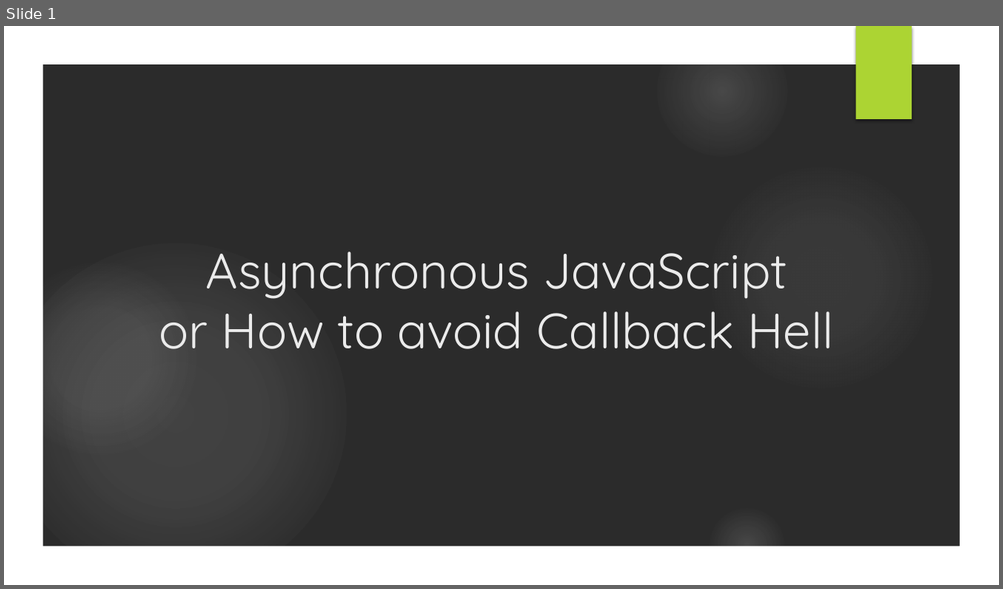
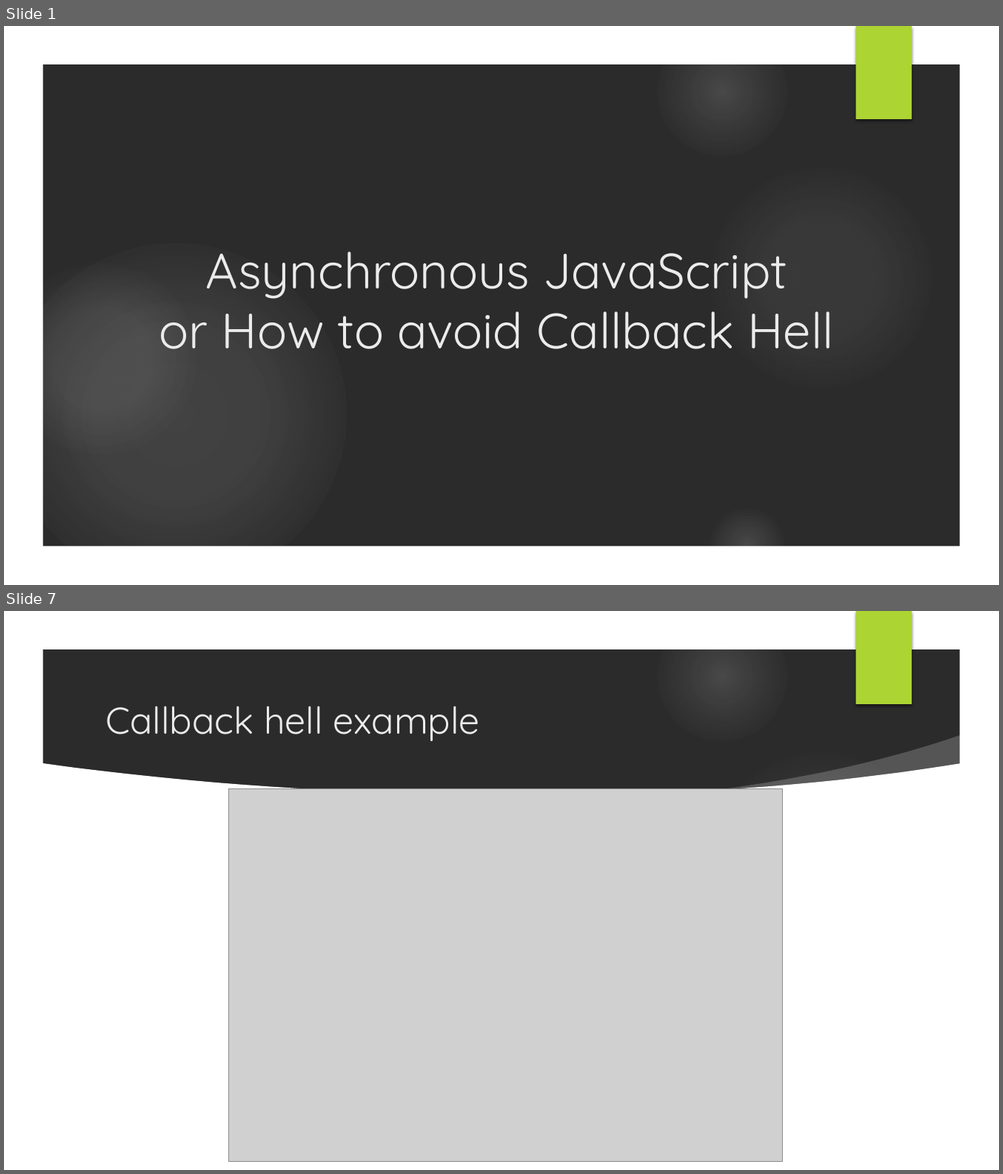
Before and after one commit to muxahuk/asyncJs, a slide deck: Asynchronous JavaScript.pptx. Shown one above the other, each under a label of ours: slide 1 before the commit, slides 1 and 7 after it; the slides between them are not shown. The pictures are 1003x589 and 1003x1174 pixels, drawn with LibreOffice and Linux fonts; fonts in the diff are those of the drawing; grey boxes stand for pictures; background and template pictures are left out; a plain dark background stands for a picture behind light text. Boxes give left, top, right and bottom in pixels: in the first picture for what was removed or moved away, otherwise in the second. Text is boxed around its words. In the diff, an @@ line names an element or a change of style, - is before the commit and + after.

```diff
--- a/Asynchronous JavaScript.pptx
+++ b/Asynchronous JavaScript.pptx
@@ slide 7 added at box(4, 611, 999, 1170), background picture (left out); not listed: 7 template elements that a slide beside it also shows @@
@@ title added at box(105, 706, 480, 741), 36 pt, text #EBEBEB @@
+Callback hell example
@@ freeform shape added at box(696, 735, 967, 817), fill #FFFFFF at 20% opacity @@
@@ freeform shape added at box(41, 763, 962, 1133), fill #FFFFFF @@
@@ picture added at box(228, 789, 783, 1162) @@
```
Also in this commit, not shown: 14 slides changed, 9 other slides added, 5 slides removed.
